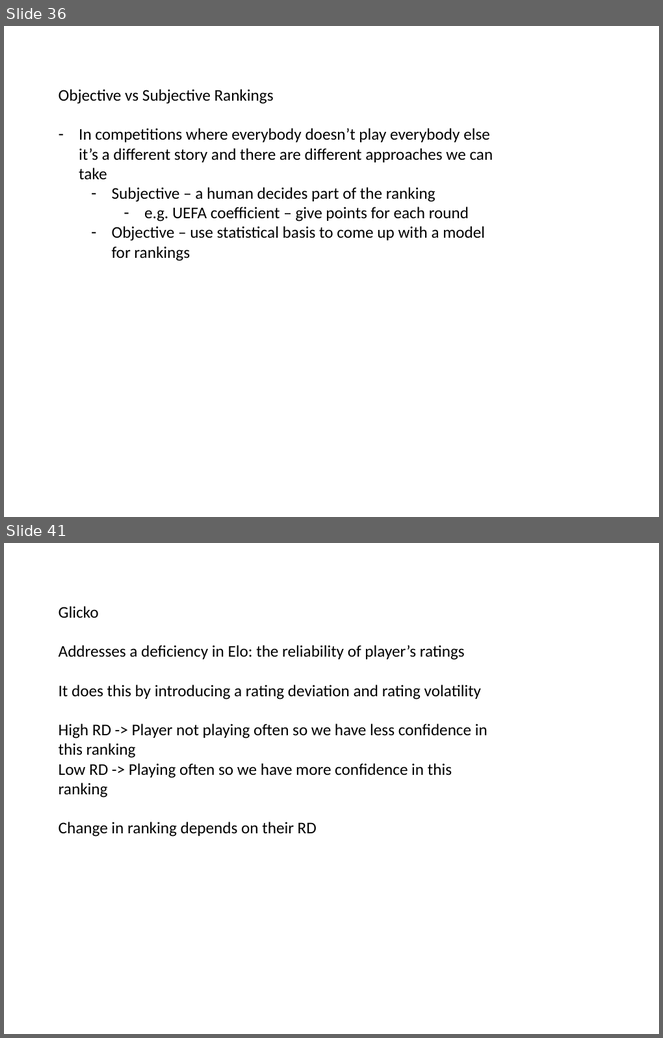
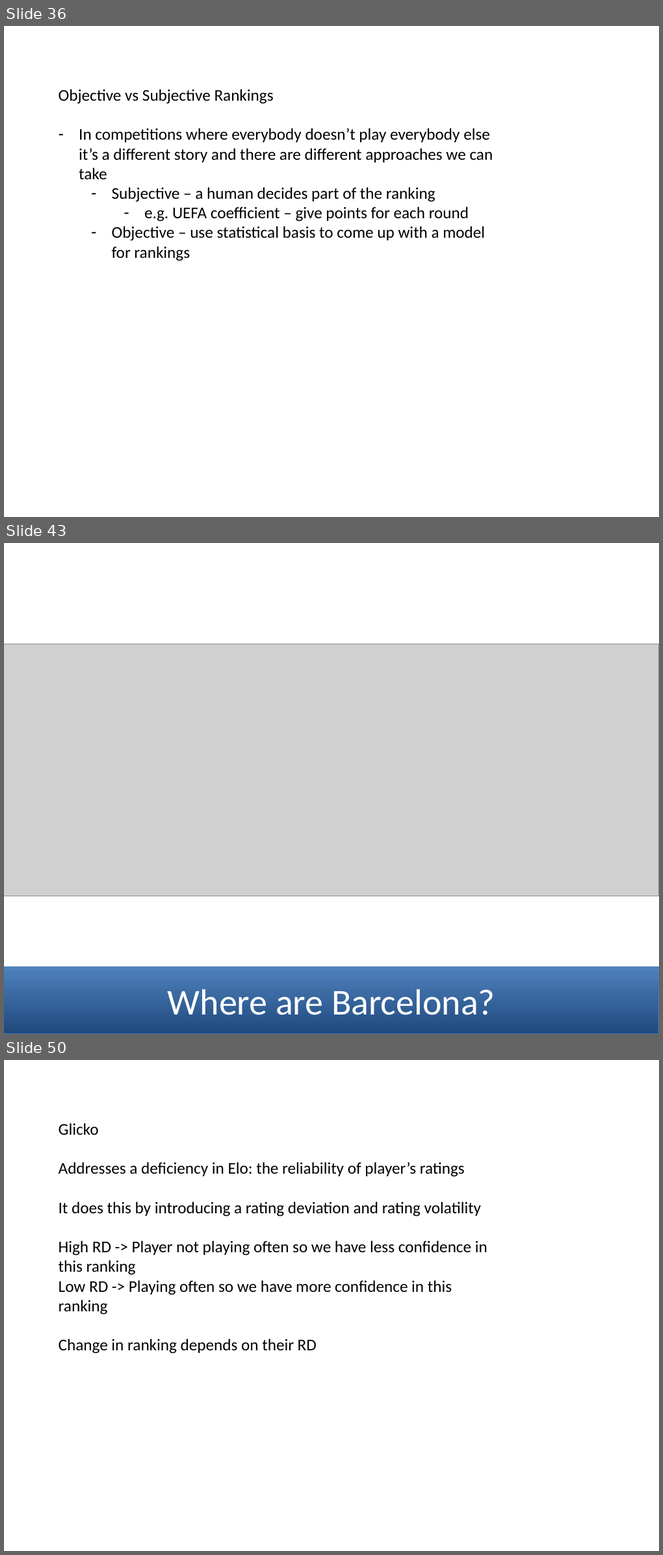
Before and after one commit to mneedham/ranking-algorithms, a slide deck: data-science-london.pptx. Shown one above the other, each under a label of ours: slides 36 and 41 before the commit, slides 36, 43 and 50 after it; the slides between them are not shown. The pictures are 663x1038 and 663x1555 pixels, drawn with LibreOffice and Linux fonts; fonts in the diff are those of the drawing; grey boxes stand for pictures. Boxes give left, top, right and bottom in pixels: in the first picture for what was removed or moved away, otherwise in the second. Text is boxed around its words. In the diff, an @@ line names an element or a change of style, - is before the commit and + after.

```diff
--- a/data-science-london.pptx
+++ b/data-science-london.pptx
@@ slide 43 added at box(4, 543, 659, 1034), background #FFFFFF @@
@@ picture added at box(4, 644, 659, 896) @@
@@ rectangle added at box(4, 967, 659, 1034), fill gradient #1F497D to #4F81BD, outline #4B7EBC 0.75 pt, 40 pt, text #FFFFFF @@
+Where are Barcelona?
@@ what was slide 41 is now slide 50 @@
```
Also in this commit, not shown: 2 slides changed, 12 other slides added, 3 slides removed, 4 other files.
